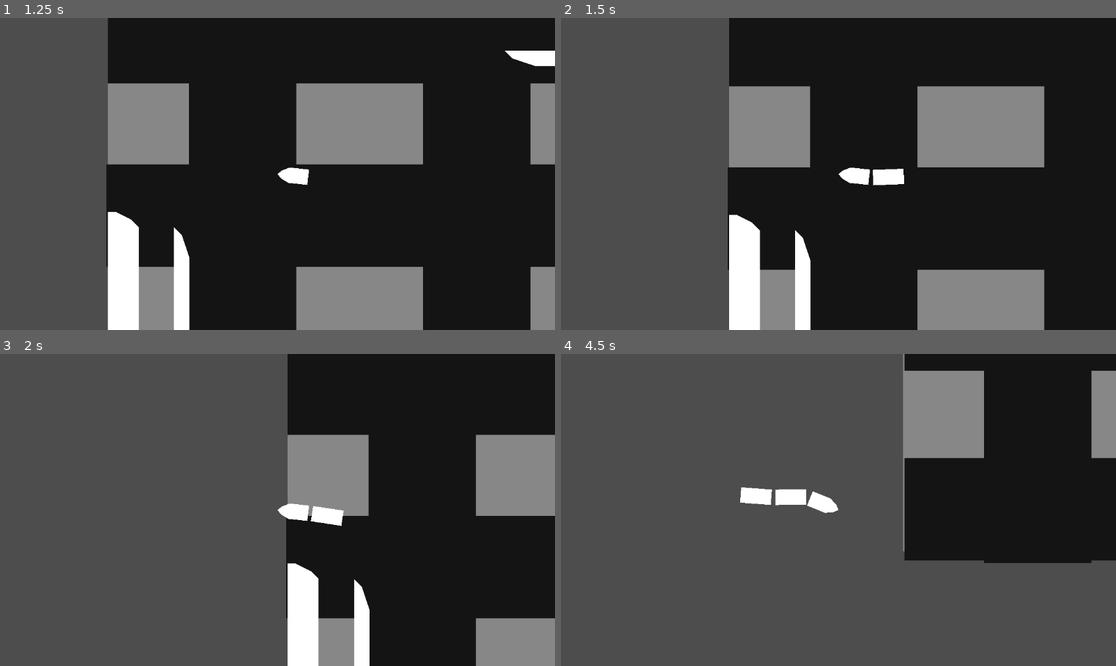
Above: before the commit, frames 1-4 (two rows, left to right).
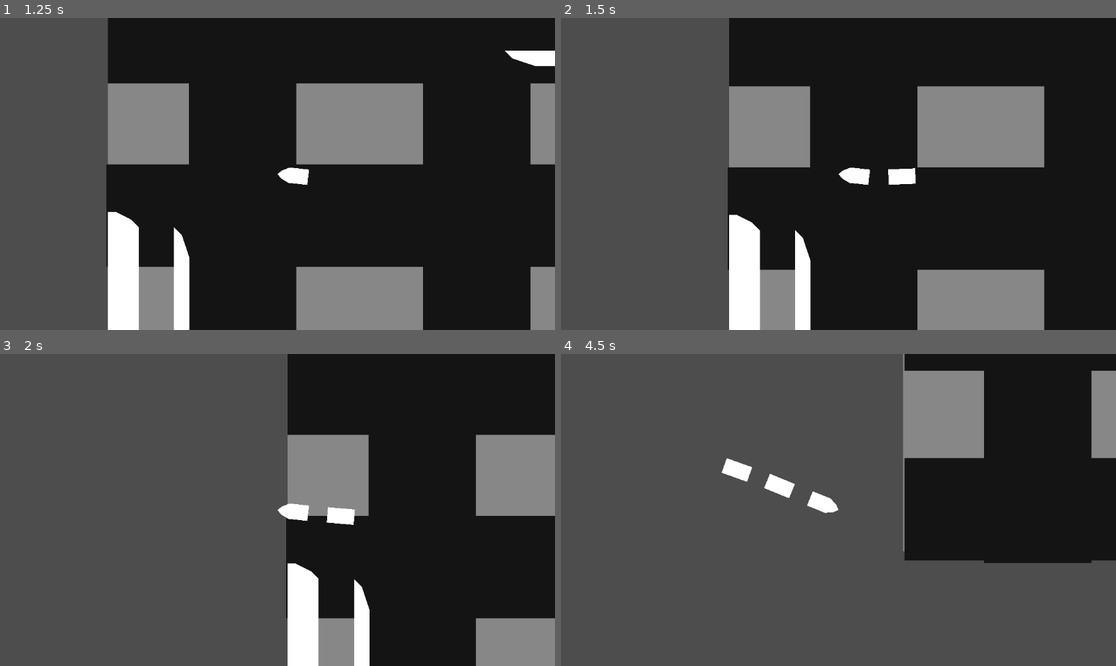
Above: after the commit, the same moments.

Repository: GodMadeEarth/Godot-Wild-Jam-59
Game: Godot game, scene res://sences/game.tscn
Same seed, same stepped clock (60 frames per second), same inputs: the game is played once before the commit and once after it.
Inputs:
- Up to frame 1 (1.25 s): hold Up (ui_up) from 0.53 s (still down); hold A (Move_L) from 0.53 s (still down)
- Up to frame 2 (1.5 s): release Up (ui_up) at 1.28 s; release A (Move_L) at 1.28 s; hold Down (ui_down) from 1.28 s (still down); tap D (Move_R) at 1.35 s
- Up to frame 3 (2 s): keep holding Down (ui_down)
- Up to frame 4 (4.5 s): release Down (ui_down) at 2.03 s; hold A (Move_L) 2.03-2.78 s; hold Up (ui_up) 2.03-3.53 s; tap D (Move_R) at 2.85, 4.35 s; hold A (Move_L) 3.53-4.28 s; hold Down (ui_down) from 3.53 s (still down)

Frame 1 is identical in both runs. In frame 2, 0.3% of the frame differs, in the area x 56-64%, y 48-54%; in frame 3, 0.3%; in frame 4, 0.9%, in the area x 28-45%, y 33-49%.

Commit message:
merged chanages and added cart spacing variable

Diff:
--- a/Godot-wild-jam-59/sences/Trains/Train.gd
+++ b/Godot-wild-jam-59/sences/Trains/Train.gd
@@ -4,6 +4,7 @@
 var rotation_speed:float = PI/1.5
 var rotation_direction:= 0.0 : set = set_dir, get = get_dir
 @onready var last_cart = self
+@export var cart_spacing = 32
 # Called when the node enters the scene tree for the first time.
 func _ready():
 
@@ -20,8 +21,8 @@
 		print("Cart removed")
 		var rand_index = randi_range(1,get_parent().get_children().size()-1)
 		remove_cart(1)
-		if rand_index > 0 and get_parent().get_children().size() > 1:
-			remove_cart(rand_index)
+#		if rand_index > 0 and get_parent().get_children().size() > 1:
+#			remove_cart(rand_index)
 
 func move_arc(delta):
 	if Input.is_action_pressed("Move_L"):
@@ -49,9 +50,8 @@
 func add_cart():
 	var cart = train_cart.instantiate()
 	var last_cart_joint = last_cart.get_node("PinJoint2D")
-
 	get_parent().add_child(cart)
-	cart.global_position = last_cart_joint.global_position + last_cart.global_position.direction_to(last_cart_joint.global_position) * 32
+	cart.global_position = last_cart_joint.global_position + last_cart.global_position.direction_to(last_cart_joint.global_position) * cart_spacing
 	cart.rotation = last_cart.rotation
 	last_cart_joint.node_b = cart.get_path()
 	print(last_cart.rotation)
--- a/Godot-wild-jam-59/sences/Trains/train_cart.tscn
+++ b/Godot-wild-jam-59/sences/Trains/train_cart.tscn
@@ -1,25 +1,20 @@
-[gd_scene load_steps=2 format=3 uid="uid://b6qeuugvibvgr"]
-
-[sub_resource type="PhysicsMaterial" id="PhysicsMaterial_38t3f"]
-rough = true
-absorbent = true
+[gd_scene format=3 uid="uid://b6qeuugvibvgr"]
 
 [node name="Train Car" type="RigidBody2D"]
 center_of_mass_mode = 1
-physics_material_override = SubResource("PhysicsMaterial_38t3f")
 gravity_scale = 0.0
-linear_damp = 5.0
+linear_damp = 10.0
 metadata/_edit_group_ = true
 
 [node name="Polygon2D" type="Polygon2D" parent="."]
-position = Vector2(-6.4, -15.2)
-polygon = PackedVector2Array(-9.6, -16.8, -9.6, 47.2, 22.4, 47.2, 22.4, -16.8)
+position = Vector2(-8.00003, 8)
+polygon = PackedVector2Array(-8, -8, -8, 48, 24, 48, 24, -8)
 
 [node name="CollisionPolygon2D" type="CollisionPolygon2D" parent="."]
-position = Vector2(-6.4, -15.2)
-polygon = PackedVector2Array(-9.6, -16.8, -9.6, 44.2, 6.3092, 47.2, 22.4, 44.2, 22.4, -16.8)
+position = Vector2(-8.00003, 8)
+polygon = PackedVector2Array(-8, -8, -8, 48, 24, 48, 24, -8)
 
 [node name="PinJoint2D" type="PinJoint2D" parent="."]
-position = Vector2(0, 40)
+position = Vector2(0, 62)
 node_a = NodePath("..")
 disable_collision = false
--- a/Godot-wild-jam-59/sences/game.tscn
+++ b/Godot-wild-jam-59/sences/game.tscn
@@ -1,7 +1,7 @@
 [gd_scene load_steps=3 format=3 uid="uid://4icy85h2kksj"]
 
 [ext_resource type="PackedScene" uid="uid://vjoupg6f5jg0" path="res://sences/Trains/train.tscn" id="1_f5mae"]
-[ext_resource type="PackedScene" uid="uid://de02sj6s68c8a" path="res://train_station.tscn" id="2_k1mfv"]
+[ext_resource type="PackedScene" uid="uid://mk8iuk8ytsrl" path="res://sences/train_station.tscn" id="2_k1mfv"]
 
 [node name="game" type="Node2D"]
 
Not shown: 1 places in Godot-wild-jam-59/sences/train_station.tscn that only renumber resources
